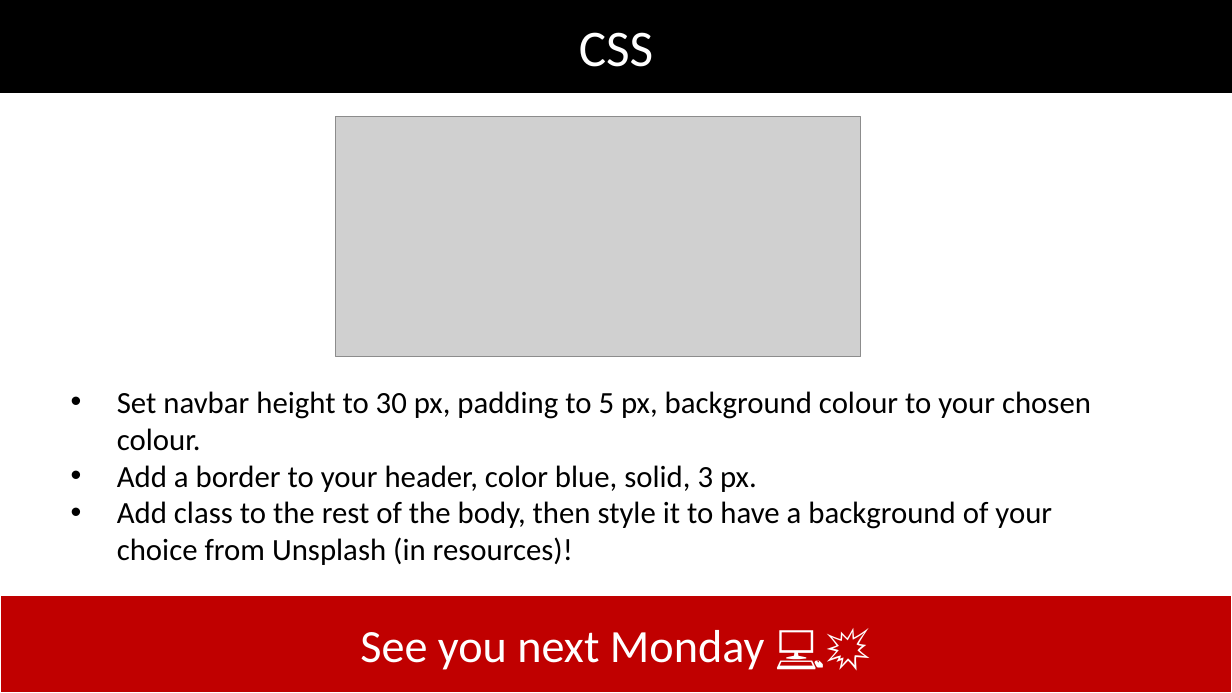
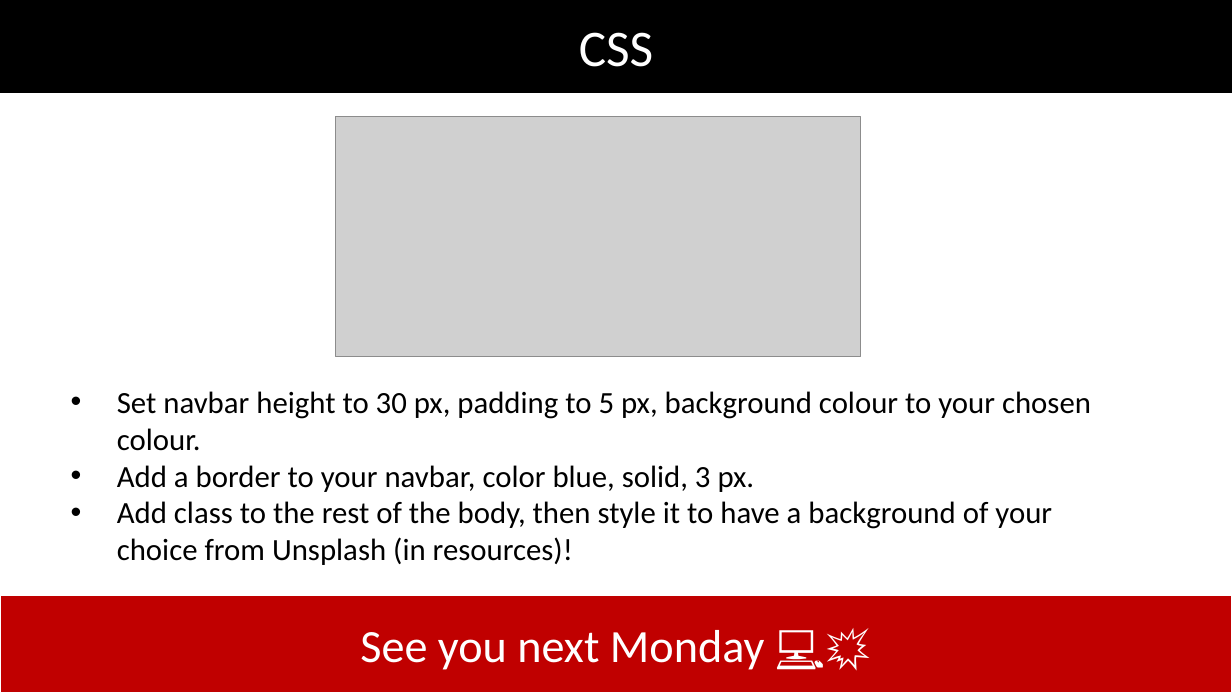
Before and after one commit to eydandash/CityTechSoc-WebDev-101, a slide deck: slide 5 of Session 2/Presentation2.pptx. Drawn at 1232x693 pixels with LibreOffice and Linux fonts; fonts in the diff are those of the drawing; grey boxes stand for pictures. Boxes give left, top, right and bottom in pixels: in the first picture for what was removed or moved away, otherwise in the second. Text is boxed around its words. In the diff, an @@ line names an element or a change of style, - is before the commit and + after.

```diff
--- a/Session 2/Presentation2.pptx
+++ b/Session 2/Presentation2.pptx
@@ text at [117, 465, 755, 492]: text changed @@
-  • Add a border to your header, color blue, solid, 3 px.
+  • Add a border to your navbar, color blue, solid, 3 px.
```
Also in this commit, not shown: 2 other slides changed.
